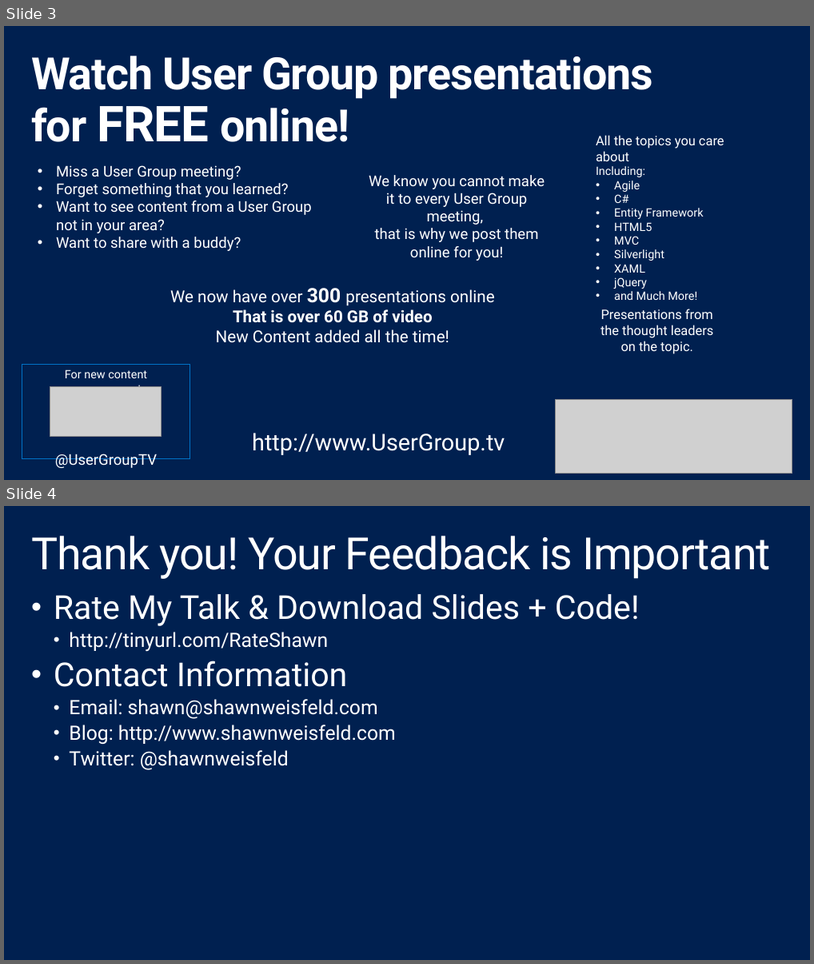
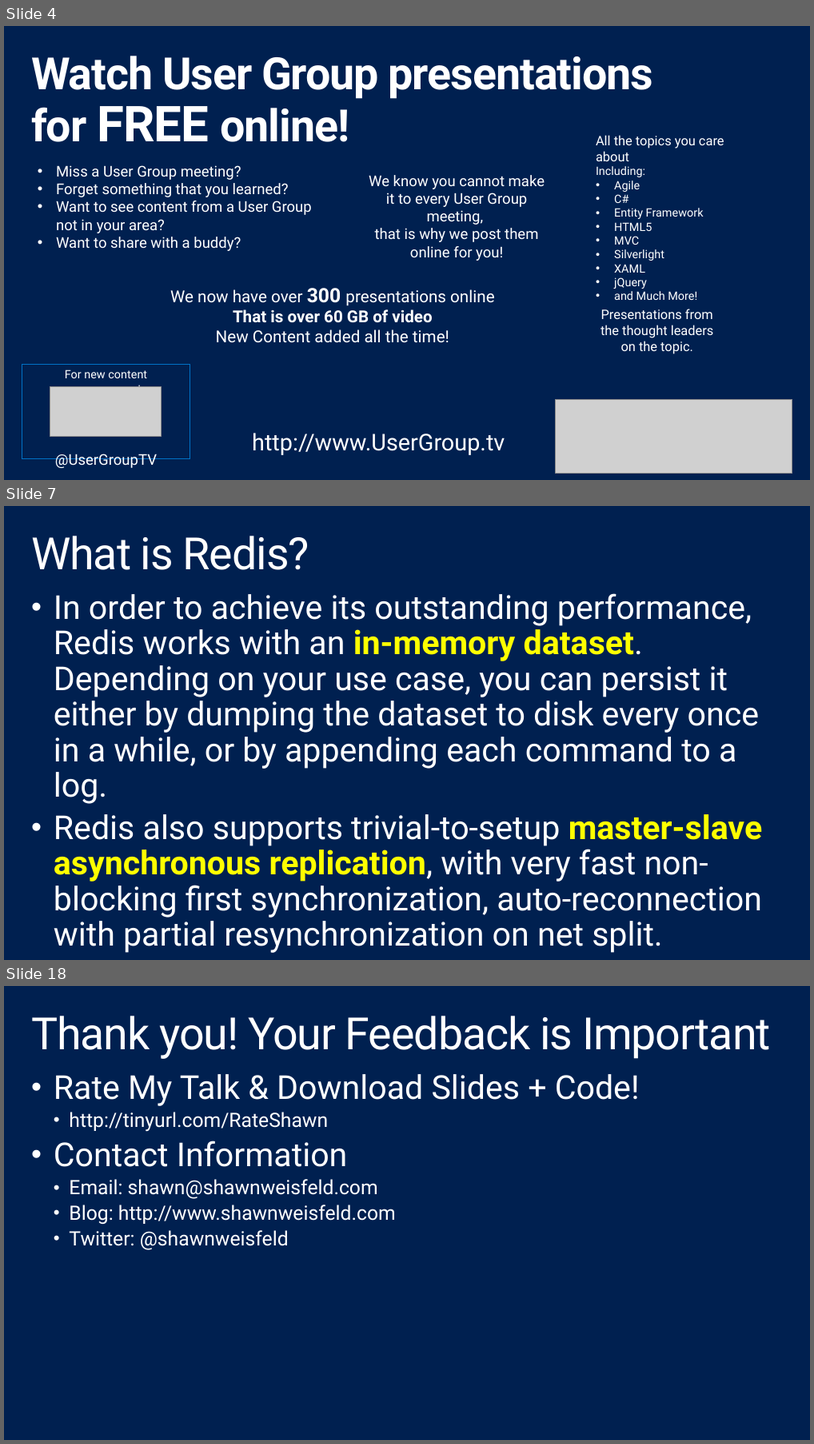
Before and after one commit to shawnweisfeld/20140815_Redis, a slide deck: Redis.pptx. Shown one above the other, each under a label of ours: slides 3 and 4 before the commit, slides 4, 7 and 18 after it; the slides between them are not shown. The pictures are 814x964 and 814x1444 pixels, drawn with LibreOffice and Linux fonts; fonts in the diff are those of the drawing; grey boxes stand for pictures; background and template pictures are left out. Boxes give left, top, right and bottom in pixels: in the first picture for what was removed or moved away, otherwise in the second. Text is boxed around its words. In the diff, an @@ line names an element or a change of style, - is before the commit and + after.

Commit message:
added simple redis examples, updated ppt

```diff
--- a/Redis.pptx
+++ b/Redis.pptx
@@ slide 7 added at bbox=[4, 506, 810, 960], background #002050 @@
@@ title added at bbox=[31, 536, 310, 570], 54 pt, text #FFFFFF @@
+What is Redis?
@@ text added at bbox=[54, 593, 762, 946], 40 pt, text #FFFFFF @@
+• In order to achieve its outstanding performance, Redis works with an in-memory dataset. Depending on your use case, you can persist it either by dumping the dataset to disk every once in a while, or by appending each command to a log.
+• Redis also supports trivial-to-setup master-slave asynchronous replication, with very fast non-blocking first synchronization, auto-reconnection with partial resynchronization on net split.
@@ what was slide 3 is now slide 4 @@
@@ what was slide 4 is now slide 18 @@
```
Also in this commit, not shown: 15 other slides added, 6 other files.
